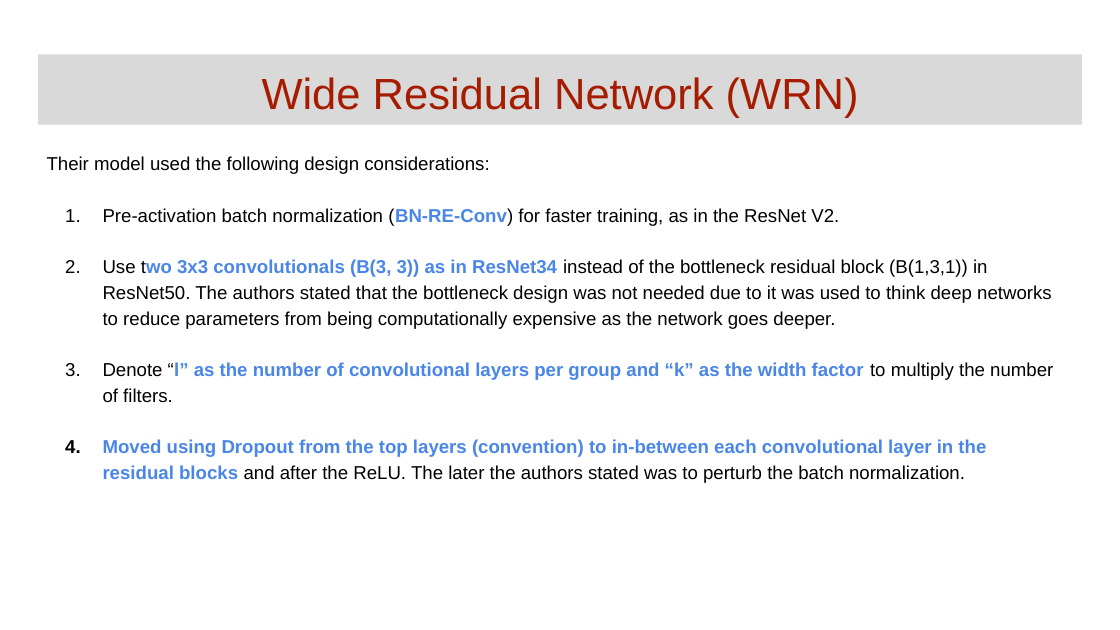
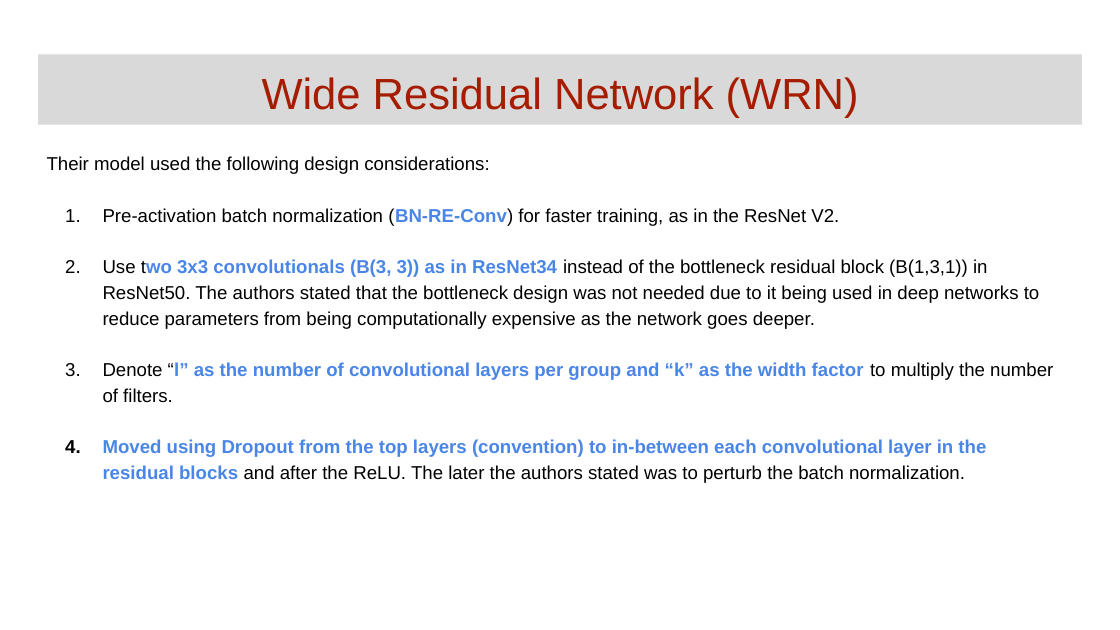
Before and after one commit to GoogleCloudPlatform/keras-idiomatic-programmer, a slide deck: slide 30 of books/deep-learning-design-patterns/Workshops/Junior/Deep Learning Design Patterns - Workshop - Chapter 2.pptx (slide 31 before the commit). Drawn at 1120x630 pixels with LibreOffice and Linux fonts; fonts in the diff are those of the drawing. Boxes give left, top, right and bottom in pixels: in the first picture for what was removed or moved away, otherwise in the second. Text is boxed around its words. In the diff, an @@ line names an element or a change of style, - is before the commit and + after.

```diff
--- a/books/deep-learning-design-patterns/Workshops/Junior/Deep Learning Design Patterns - Workshop - Chapter 2.pptx
+++ b/books/deep-learning-design-patterns/Workshops/Junior/Deep Learning Design Patterns - Workshop - Chapter 2.pptx
@@ text at (x1=103, y1=259, x2=1040, y2=329): text changed @@
-2. Use two 3x3 convolutionals (B(3, 3)) as in ResNet34 instead of the bottleneck residual block (B(1,3,1)) in ResNet50. The authors stated that the bottleneck design was not needed due to it was used to think deep networks to reduce parameters from being computationally expensive as the network goes deeper.
+2. Use two 3x3 convolutionals (B(3, 3)) as in ResNet34 instead of the bottleneck residual block (B(1,3,1)) in ResNet50. The authors stated that the bottleneck design was not needed due to it being used in deep networks to reduce parameters from being computationally expensive as the network goes deeper.
```
Also in this commit, not shown: 7 other slides changed, 1 slide removed.
